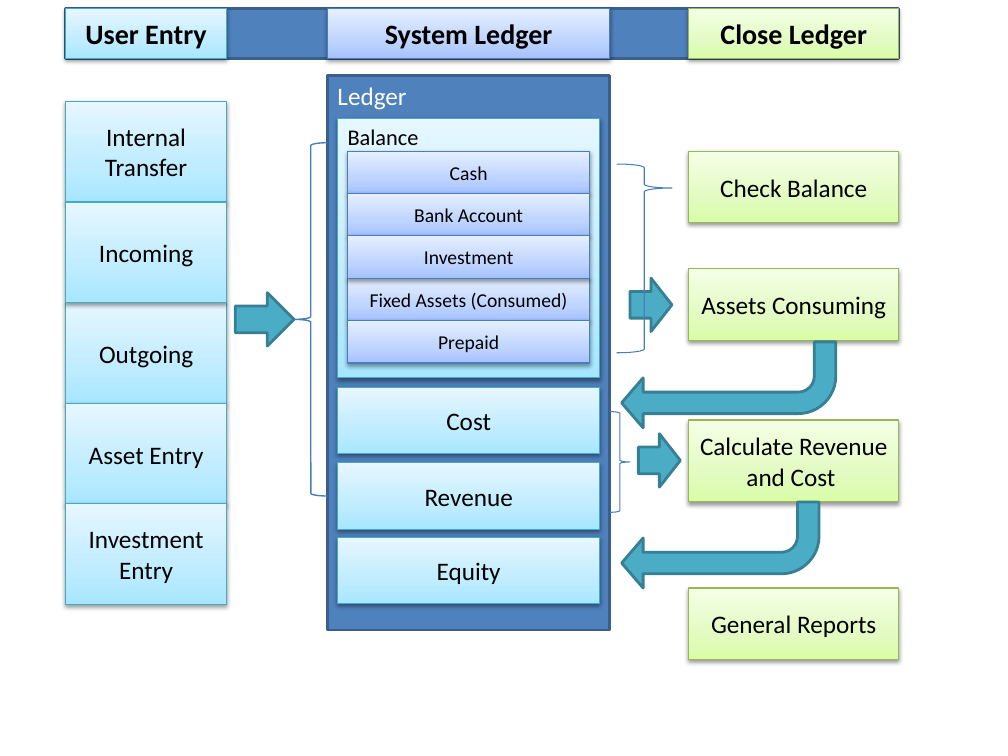
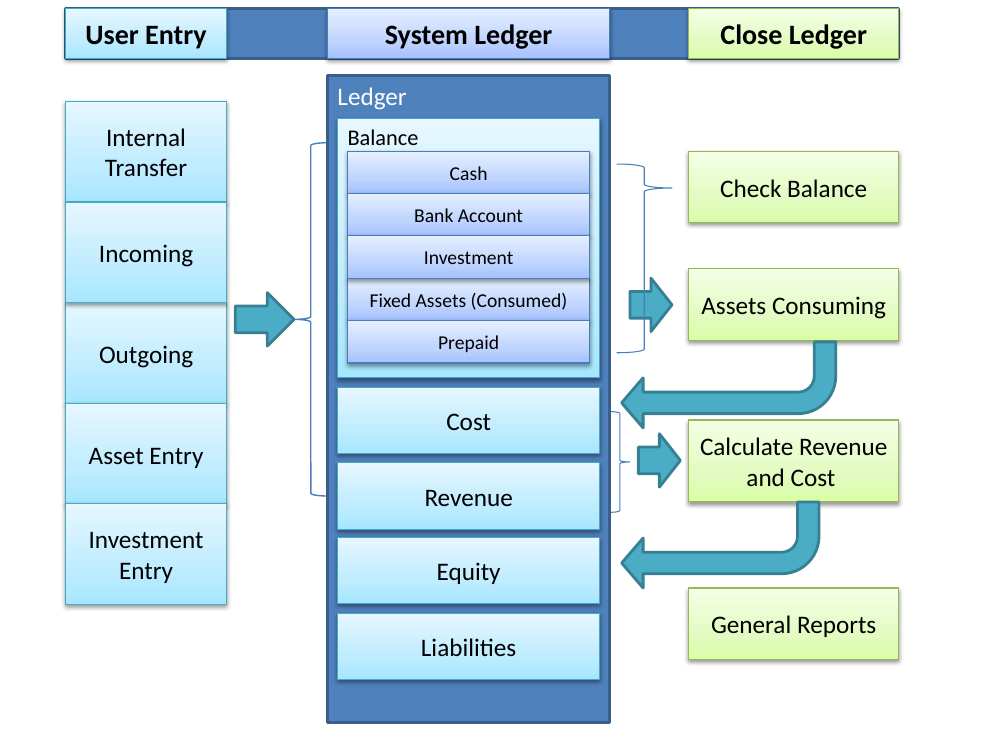
Before and after one commit to dineshmetkari/family-accounting, a slide deck: slide 1 of doc/ACH_DOC.pptx. Drawn at 1008x756 pixels with LibreOffice and Linux fonts; fonts in the diff are those of the drawing. Boxes give left, top, right and bottom in pixels: in the first picture for what was removed or moved away, otherwise in the second. Text is boxed around its words. In the diff, an @@ line names an element or a change of style, - is before the commit and + after.

```diff
--- a/doc/ACH_DOC.pptx
+++ b/doc/ACH_DOC.pptx
@@ rectangle "Ledger": place and size @@
-rectangle "Ledger" at (328,76,610,630)
+rectangle "Ledger" at (328,76,610,723)
@@ rectangle added at (338,613,600,679), fill gradient #A7E6FF to #C1EDFF to #E7F8FF, outline #46AAC5 0.75 pt, 18 pt, text #000000 @@
+Liabilities
```
Also in this commit, not shown: 1 slide added, 4 other files.
